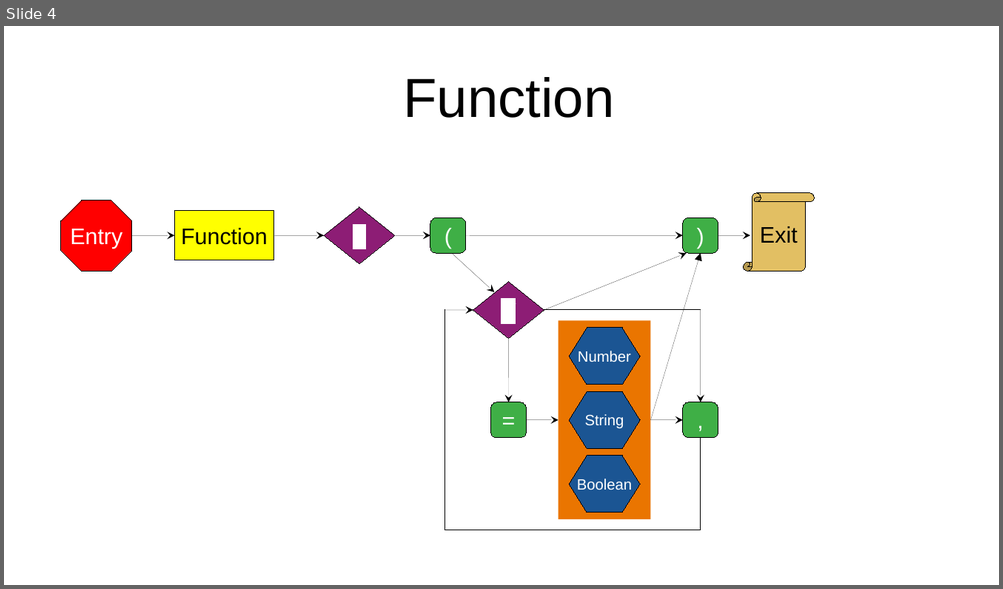
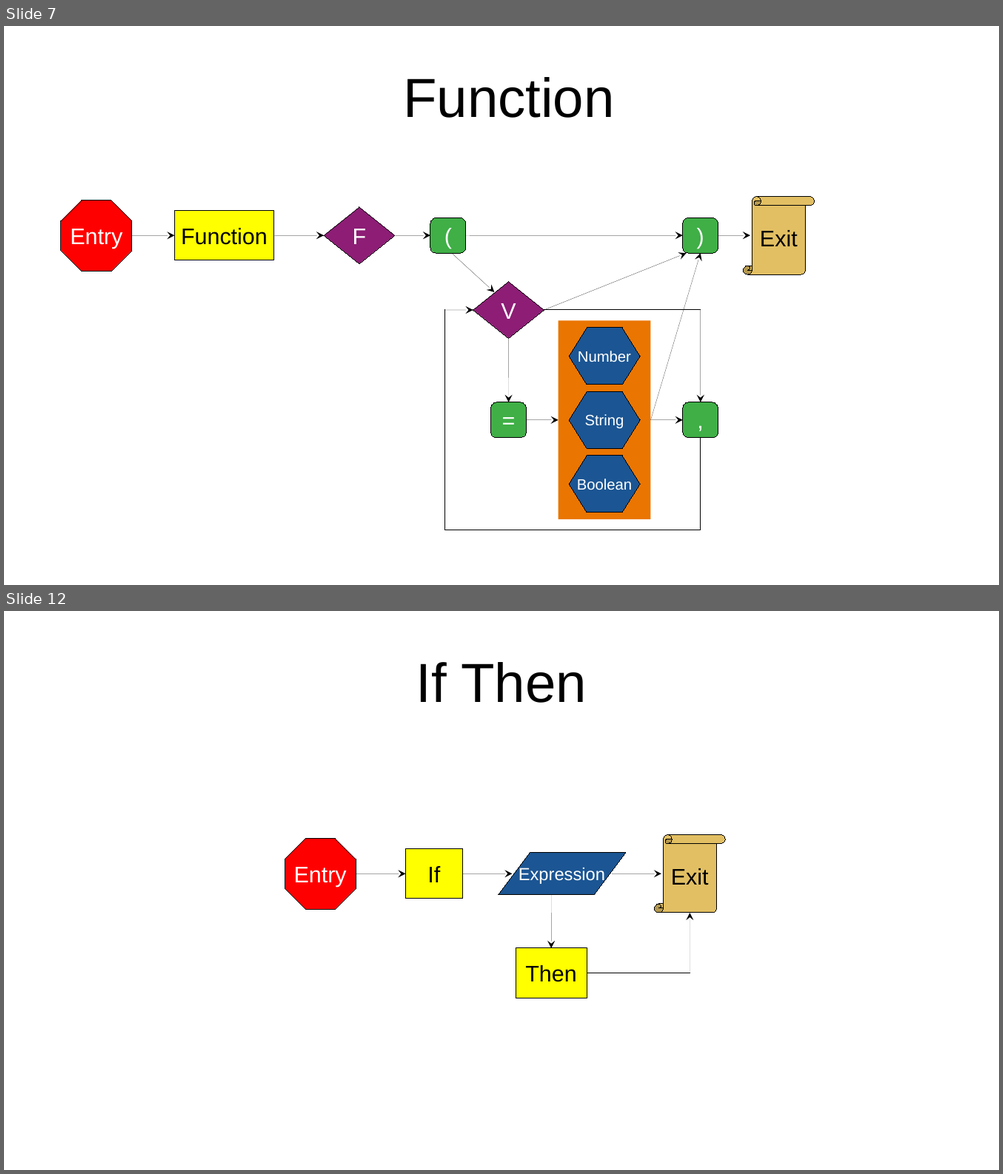
Before and after one commit to SparkFountain/BlitzBasicScript, a slide deck: assets/Grammar.odp. Shown one above the other, each under a label of ours: slide 4 before the commit, slides 7 and 12 after it; the slides between them are not shown. The pictures are 1003x589 and 1003x1174 pixels, drawn with LibreOffice and Linux fonts; fonts in the diff are those of the drawing. Boxes give left, top, right and bottom in pixels: in the first picture for what was removed or moved away, otherwise in the second. Text is boxed around its words. In the diff, an @@ line names an element or a change of style, - is before the commit and + after.

```diff
--- a/assets/Grammar.odp
+++ b/assets/Grammar.odp
@@ slide 12 added at (4, 611, 999, 1170), background #FFFFFF @@
@@ title added at (416, 662, 586, 703), 44 pt, text #000000 @@
+If Then
@@ octagon added at (284, 838, 356, 910), fill #FF0000, outline #000000 0 pt, 18 pt, text #FFFFFF @@
+Entry
@@ rectangle added at (406, 849, 463, 899), fill #FFFF00, outline #000000 0 pt, 18 pt, text #000000 @@
+If
@@ parallelogram added at (498, 853, 626, 895), fill #1B5593, outline #000000 0 pt, 14 pt, text #FFFFFF @@
+Expression
@@ vertical scroll added at (654, 834, 726, 914), fill #E2BF63, outline #000000 0 pt, 18 pt, text #000000 @@
+Exit
@@ arrow added from (356, 874) to (406, 874), #000000 0 pt @@
@@ arrow added from (463, 874) to (512, 874), #000000 0 pt @@
@@ arrow added from (612, 874) to (661, 874), #000000 0 pt @@
@@ arrow added from (551, 895) to (551, 948), #000000 0 pt @@
@@ arrow added from (690, 974) to (690, 914), #000000 0 pt @@
@@ rectangle added at (516, 948, 587, 998), fill #FFFF00, outline #000000 0 pt, 18 pt, text #000000 @@
+Then
@@ line added from (587, 974) to (690, 974), #000000 0 pt @@
@@ what was slide 4 is now slide 7 @@
@@ slide 7 changed as well @@
@@ vertical scroll "Exit": place and size @@
-vertical scroll "Exit" at (743, 193, 814, 272)
+vertical scroll "Exit" at (743, 197, 814, 275)
@@ diamond "F" at (324, 207, 395, 264): highlight #FFFFFF to none @@
@@ arrow (651, 420) - (701, 253): arrowheads changed @@
@@ diamond "V" at (473, 281, 545, 338): highlight #FFFFFF to none @@
```
Also in this commit, not shown: 4 other slides changed, 8 other slides added.
